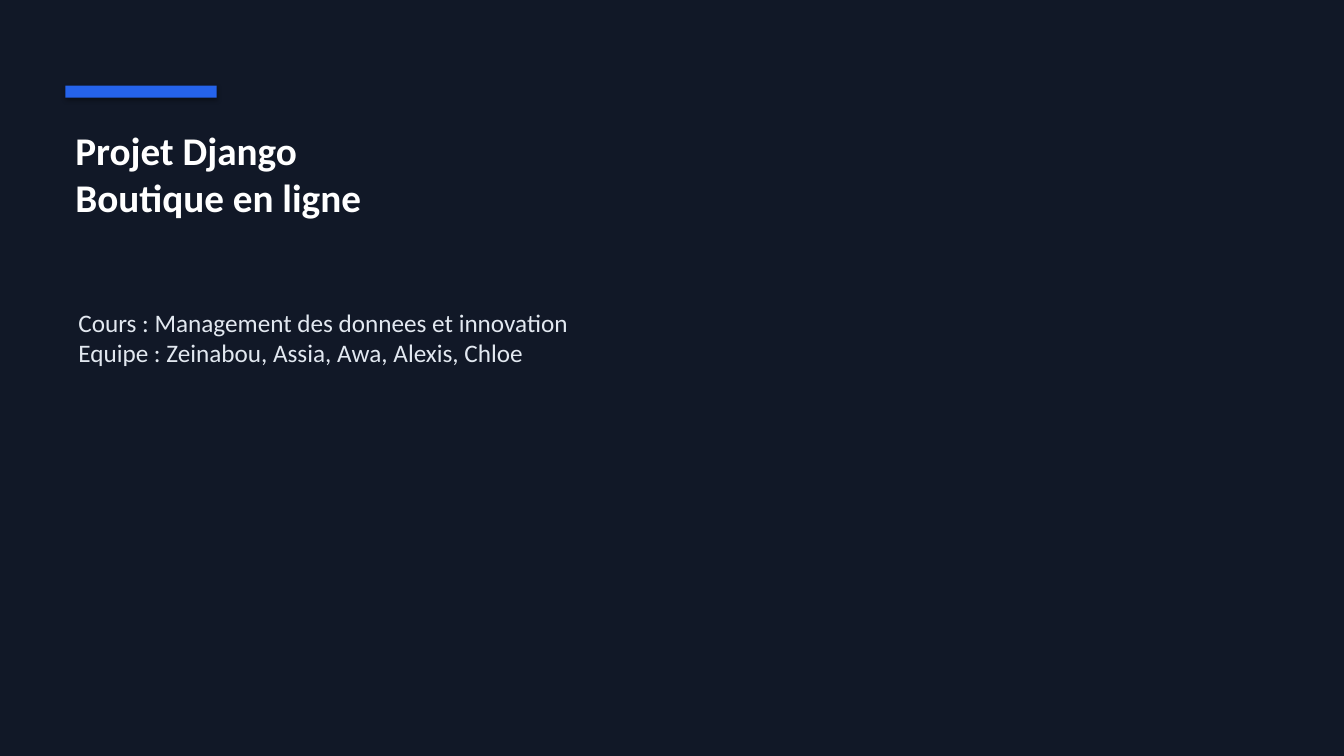
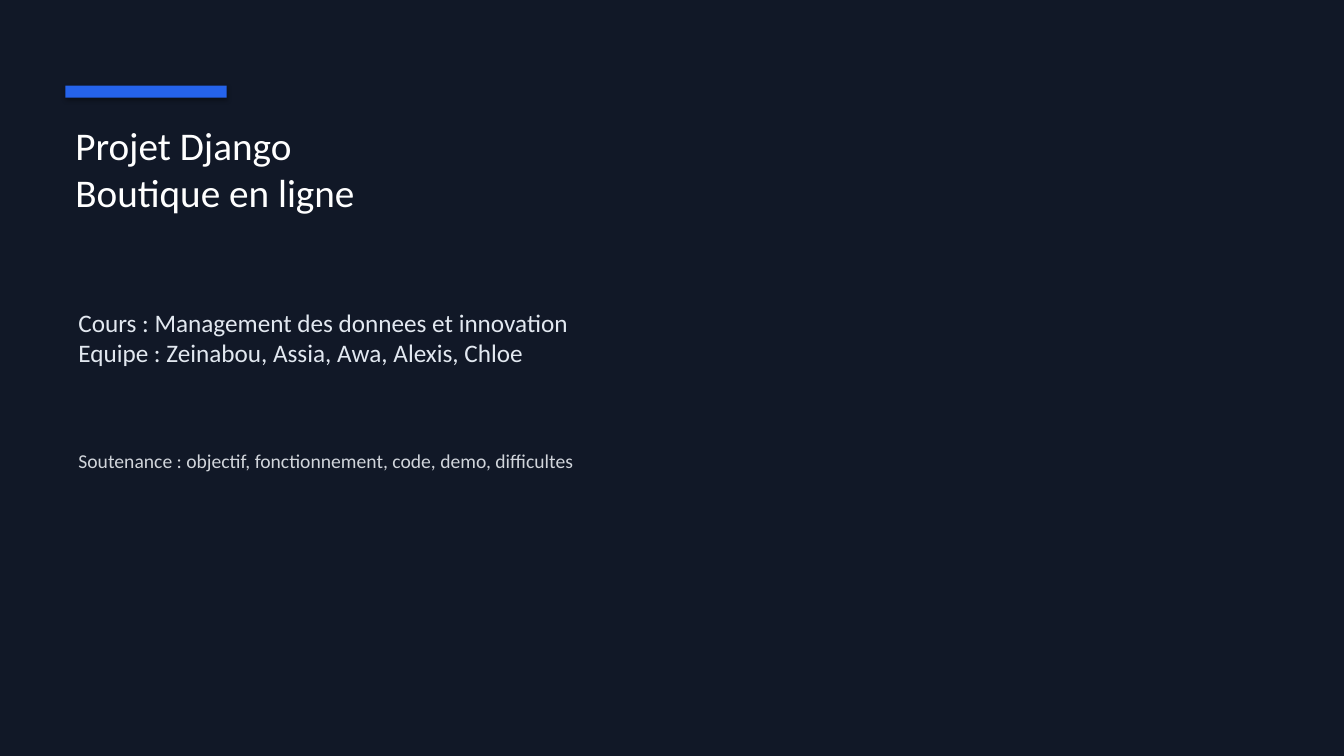
Before and after one commit to Djakumani/Projet-Python-Boutique, a slide deck: slide 1 of docs/presentation_soutenance_boutique.pptx. Drawn at 1344x756 pixels with LibreOffice and Linux fonts; fonts in the diff are those of the drawing. Boxes give left, top, right and bottom in pixels: in the first picture for what was removed or moved away, otherwise in the second. Text is boxed around its words. In the diff, an @@ line names an element or a change of style, - is before the commit and + after.

Commit message:
Expand soutenance materials and update women images

```diff
--- a/docs/presentation_soutenance_boutique.pptx
+++ b/docs/presentation_soutenance_boutique.pptx
@@ rectangle: place and size @@
-rectangle at (66, 86, 217, 98)
+rectangle at (66, 86, 227, 98)
@@ text "Projet Django Boutique en ligne" at (75, 133, 354, 214): bold off @@
@@ text added at (78, 454, 573, 472), 14 pt, text #D1D5DB @@
+Soutenance : objectif, fonctionnement, code, demo, difficultes
```
Also in this commit, not shown: 4 other slides changed, 8 slides added, 2 slides removed, 5 other files.
